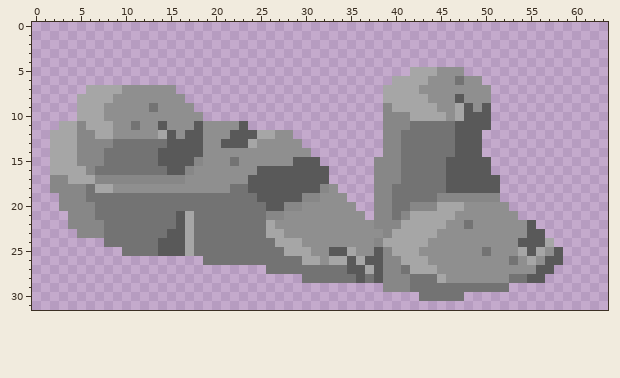
Pixel-art file: Tilesets/.aseprite/rocks/rock9.aseprite. The picture above is the old version.
64x32 pixels, 1 frame. The old version is drawn lined up with the new one.
After:
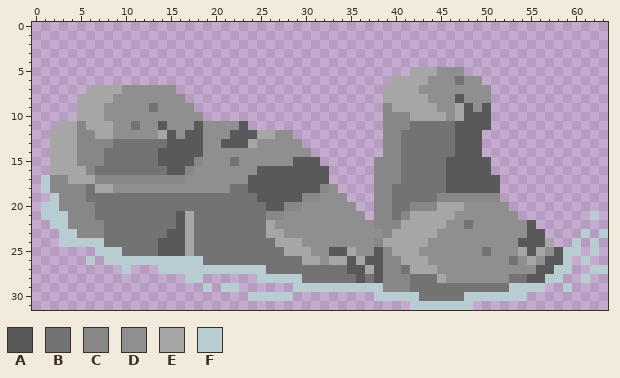
Palette (. is transparent): A #595959  B #737373  C #878787  D #8f8f8f  E #a6a6a6  F #b8cdd1
Log entry: all rock frames
From old to new:
whole drawing moved by -3,+1 (the old picture is shown already moved)
y 17..18: x 1 . -> F
y 19: x 2 . -> F
y 20: x 1..2 .. -> FF
y 21: x 1..3 ... -> FFF; x 62 . -> F
y 22: x 2..3 .. -> FF
y 23: x 3..4 .. -> FF; x 61 . -> F; x 63 . -> F
y 24: x 3..7 ..... -> FFFFF; x 60 . -> F; x 62 . -> F
y 25: x 7..9 ... -> FFF; x 59..60 .. -> FF; x 62 . -> F
y 26: x 6 . -> F; x 8..18 ........... -> FFFFFFFFFFF; x 59 . -> F; x 61 . -> F
y 27: x 10 . -> F; x 14..25 ............ -> FFFFFFFFFFFF; x 58..59 .. -> FF; x 62..63 .. -> FF
y 28: x 17..18 .. -> FF; x 25..29 ..... -> FFFFF; x 57..58 .. -> FF; x 61 . -> F
y 29: x 19 . -> F; x 21..22 .. -> FF; x 29..38 .......... -> FFFFFFFFFF; x 53..56 .... -> FFFF; x 59 . -> F
y 30: x 24..28 ..... -> FFFFF; x 38..42 ..... -> FFFFF; x 48..54 ....... -> FFFFFFF
y 31: x 42..48 ....... -> FFFFFFF
